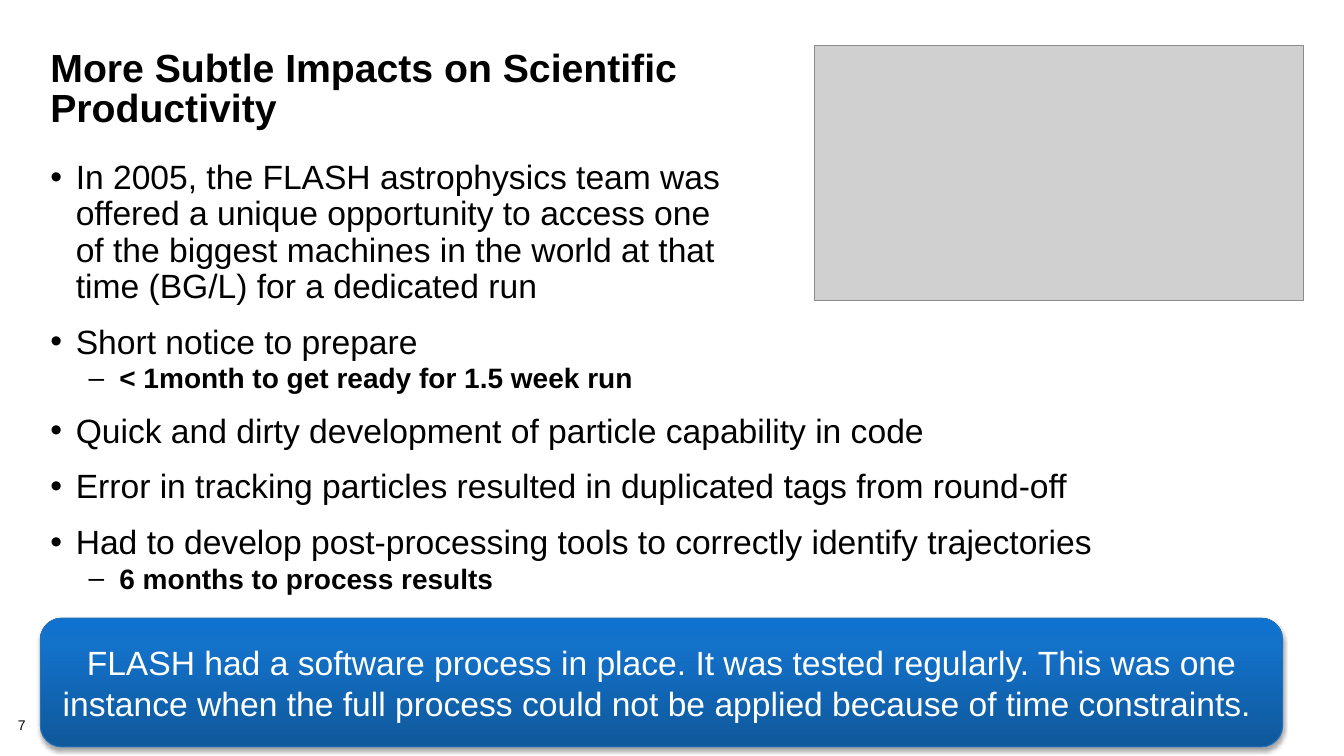
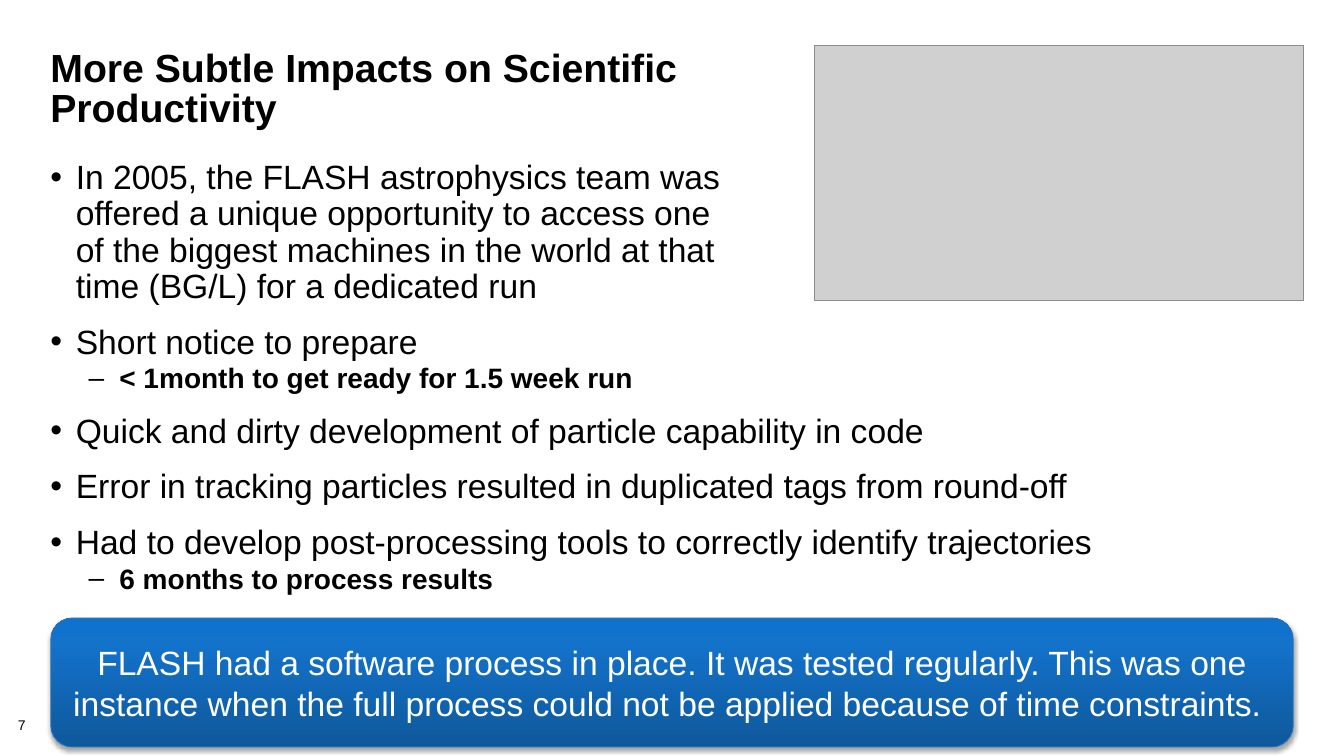
Before and after one commit to bssw-tutorial/presentations, a slide deck: slide 7 of overview.pptx. Drawn at 1344x756 pixels with LibreOffice and Linux fonts; fonts in the diff are those of the drawing; grey boxes stand for pictures; background and template pictures are left out. Boxes give left, top, right and bottom in pixels: in the first picture for what was removed or moved away, otherwise in the second. Text is boxed around its words. In the diff, an @@ line names an element or a change of style, - is before the commit and + after.

```diff
--- a/overview.pptx
+++ b/overview.pptx
@@ rounded rectangle "FLASH had a software process ...": place and size @@
-rounded rectangle "FLASH had a software process ..." at box(40, 618, 1282, 747)
+rounded rectangle "FLASH had a software process ..." at box(50, 618, 1293, 747)
```
Also in this commit, not shown: 3 other files.
